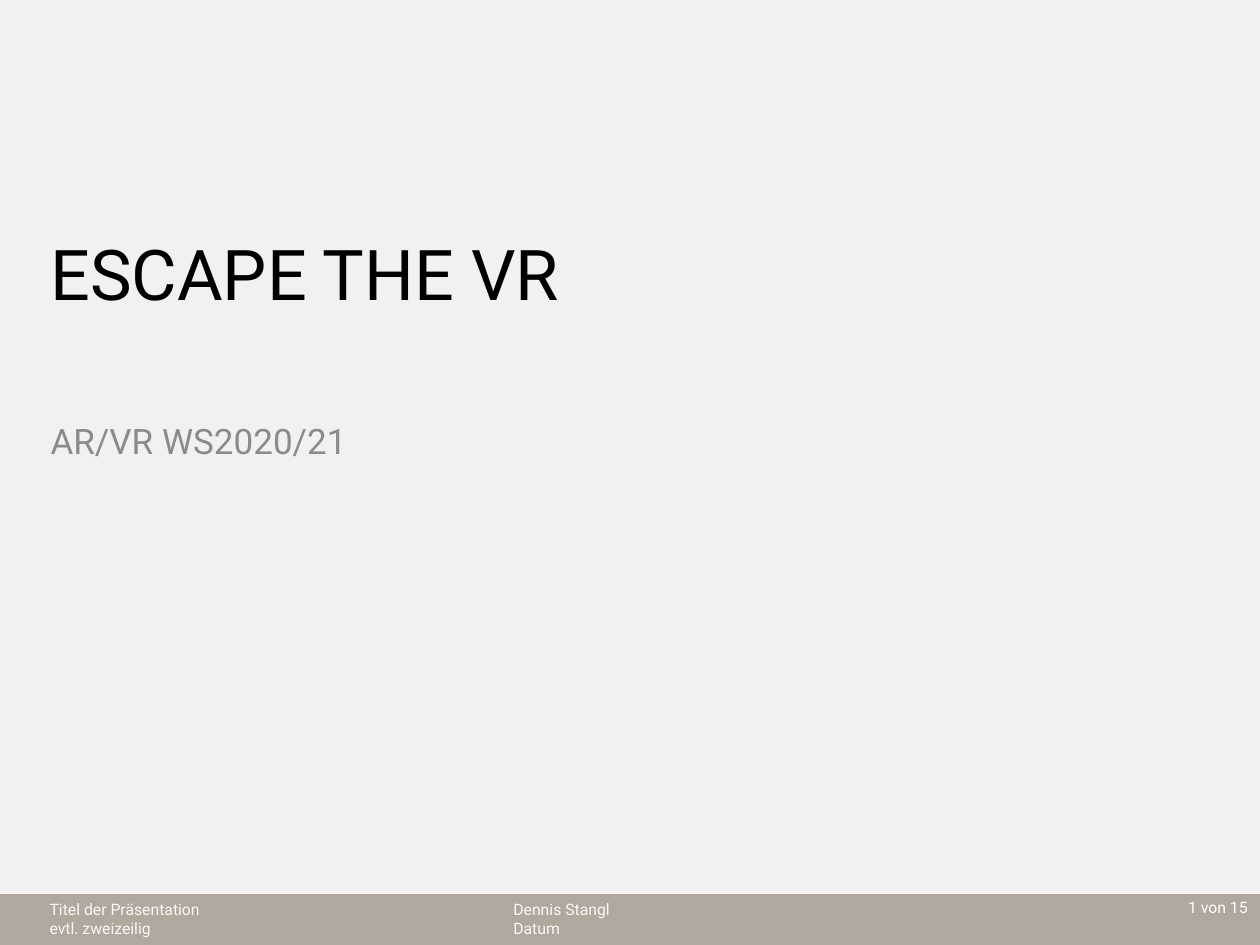
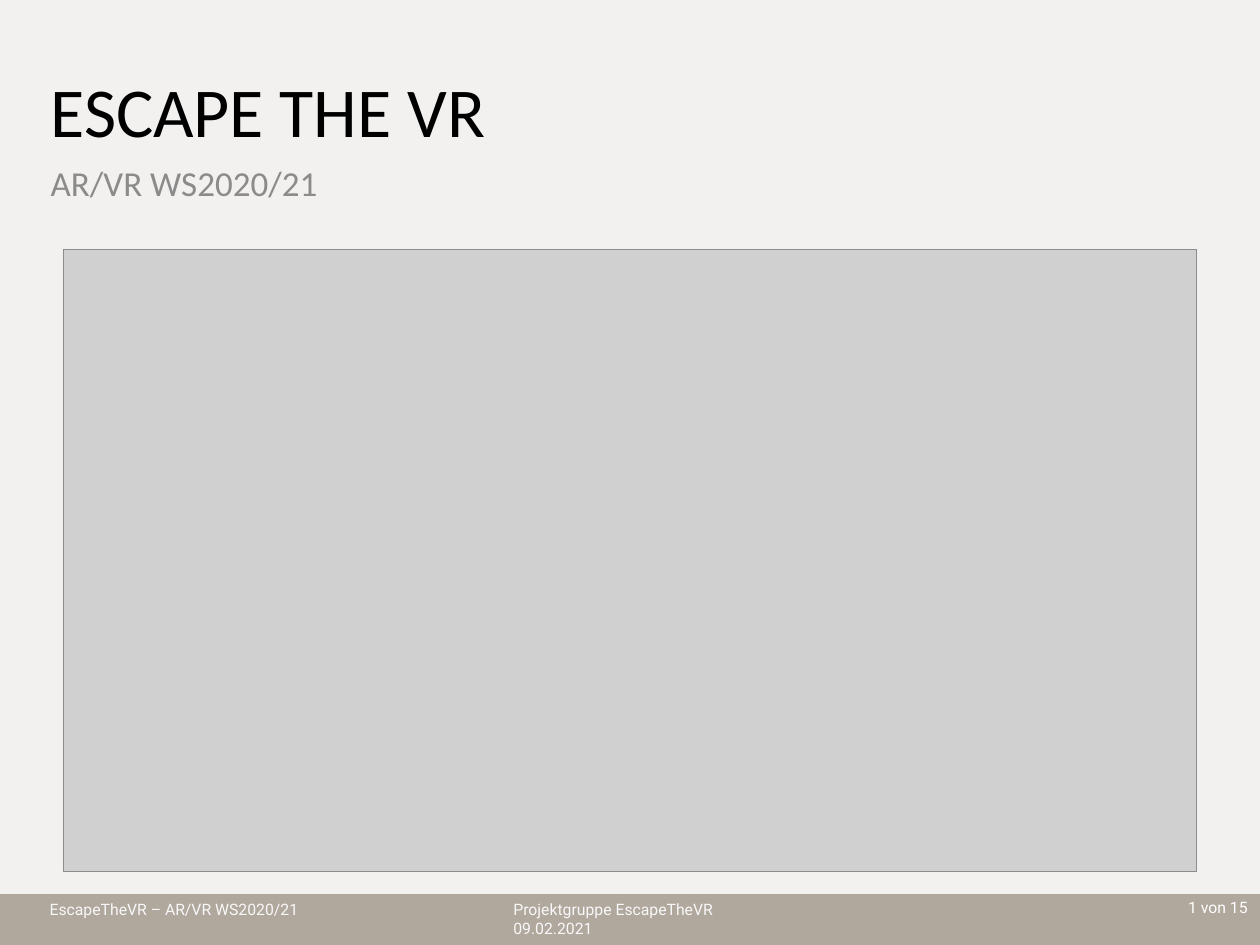
Before and after one commit to sebastian-steindl/EscapeTheVR, a slide deck: slide 1 of Präsentation.pptx. Drawn at 1260x945 pixels with LibreOffice and Linux fonts; fonts in the diff are those of the drawing; grey boxes stand for pictures; background and template pictures are left out. Boxes give left, top, right and bottom in pixels: in the first picture for what was removed or moved away, otherwise in the second. Text is boxed around its words. In the diff, an @@ line names an element or a change of style, - is before the commit and + after.

```diff
--- a/Präsentation.pptx
+++ b/Präsentation.pptx
@@ title "ESCAPE THE VR": place and size @@
-title "ESCAPE THE VR" at box(51, 249, 559, 301)
+title "ESCAPE THE VR" at box(51, 91, 486, 138)
@@ title "ESCAPE THE VR" at box(51, 91, 486, 138): font Roboto to Calibri @@
@@ text "AR/VR WS2020/21" at box(51, 172, 317, 198): font Roboto to Calibri @@
@@ text "AR/VR WS2020/21": place and size @@
-text "AR/VR WS2020/21" at box(51, 429, 346, 456)
+text "AR/VR WS2020/21" at box(51, 172, 317, 198)
@@ picture added at box(63, 249, 1196, 872) @@
@@ text at box(50, 903, 298, 918): text changed @@
-Titel der Präsentation
-evtl. zweizeilig
+EscapeTheVR – AR/VR WS2020/21
@@ text at box(513, 903, 713, 934): text changed @@
-Dennis Stangl
-Datum
+Projektgruppe EscapeTheVR
+09.02.2021
```
Also in this commit, not shown: 12 other slides changed.
